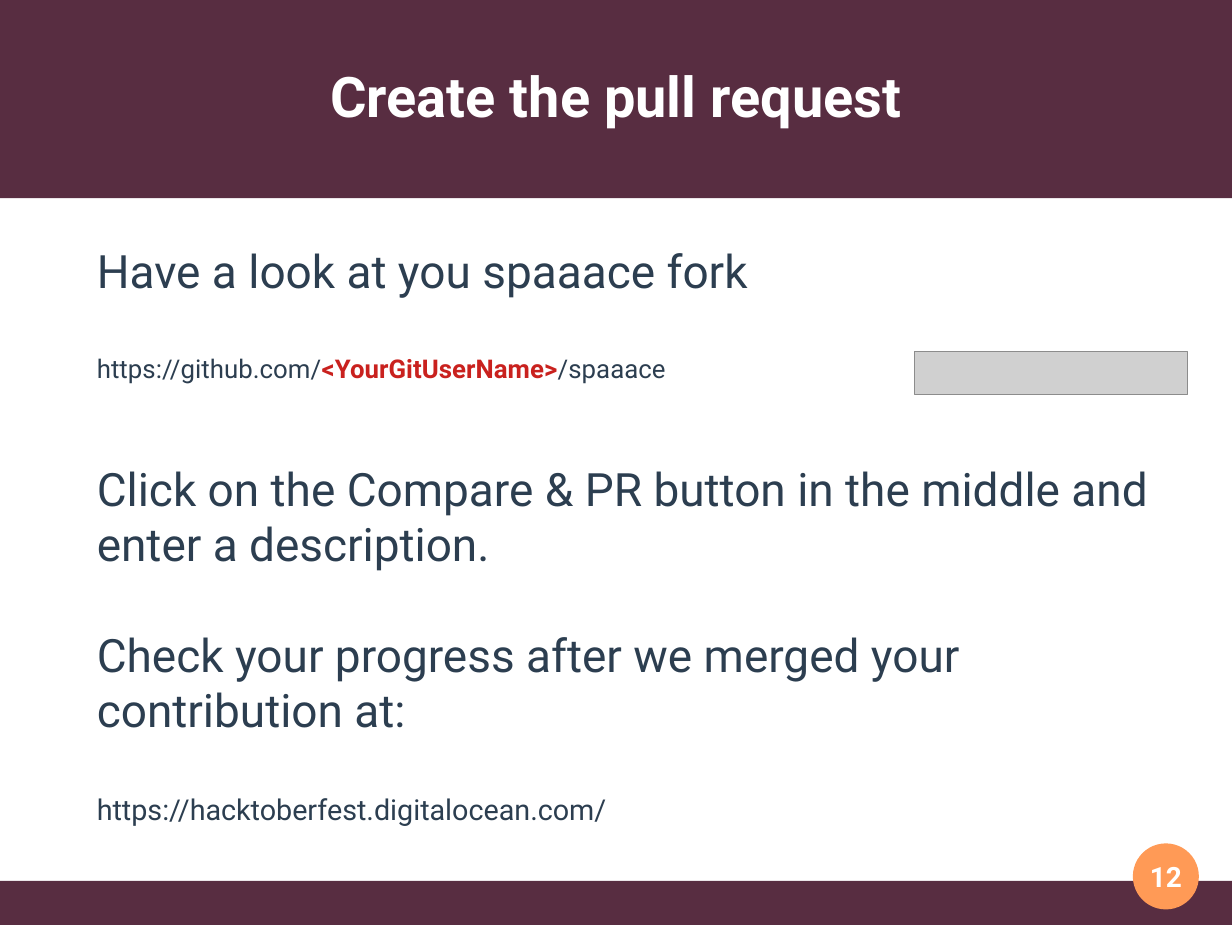
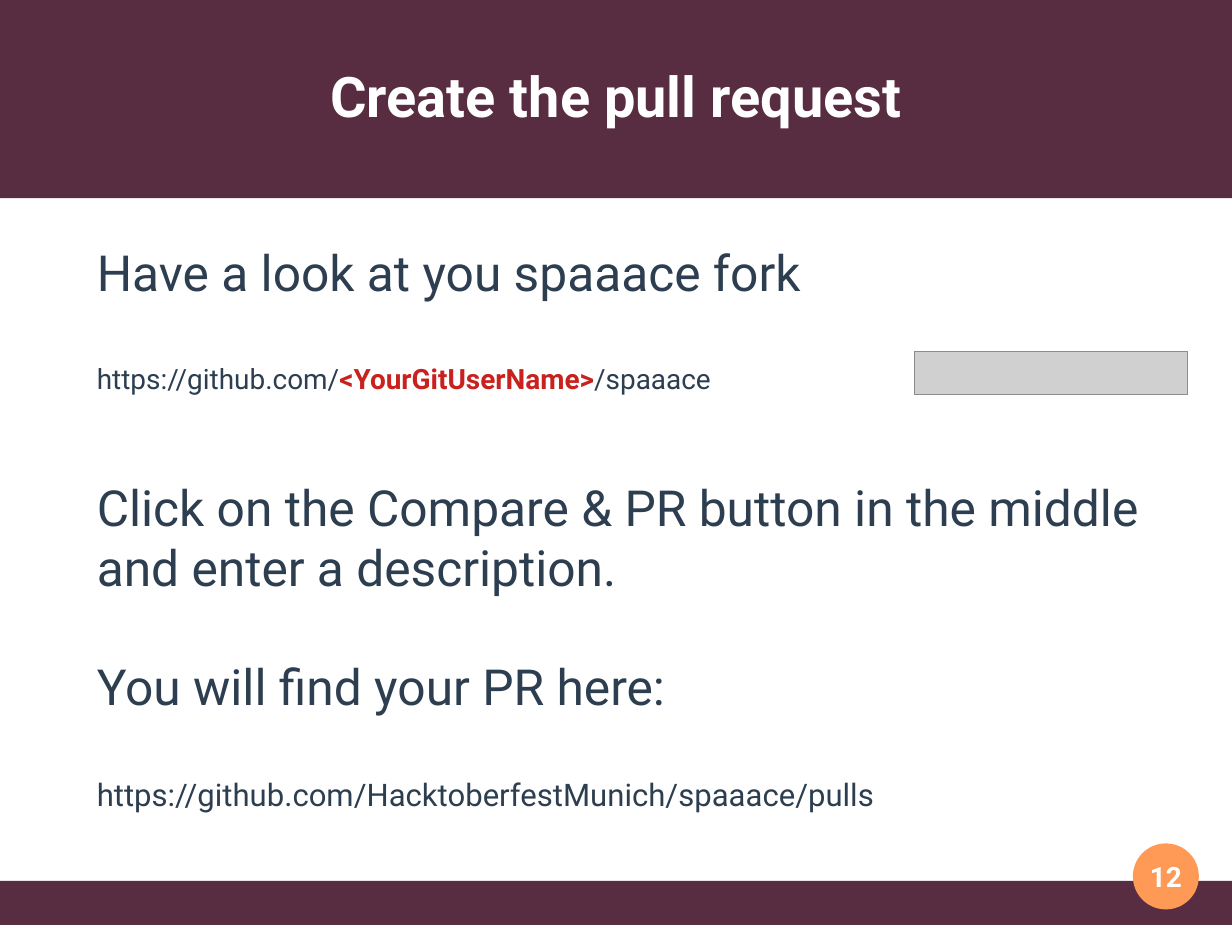
Before and after one commit to HacktoberfestMunich/Presentations, a slide deck: slide 12 of firstPR2020/firstPR.odp. Drawn at 1232x925 pixels with LibreOffice and Linux fonts; fonts in the diff are those of the drawing; grey boxes stand for pictures. Boxes give left, top, right and bottom in pixels: in the first picture for what was removed or moved away, otherwise in the second. Text is boxed around its words. In the diff, an @@ line names an element or a change of style, - is before the commit and + after.

```diff
--- a/firstPR2020/firstPR.odp
+++ b/firstPR2020/firstPR.odp
@@ text at bbox=[97, 253, 801, 395]: size 29.6 to 32 pt in "Have a look at you spaaace fork"; size 16.6 to 18 pt in "https://github.com/<YourGitUserName>/spaaace" @@
@@ text at bbox=[97, 488, 1138, 813]: text changed; size 29.6 to 32 pt @@
-Click on the Compare & PR button in the middle and enter a description.
-Check your progress after we merged your contribution at:
-https://hacktoberfest.digitalocean.com/
+Click on the Compare & PR button in the middle and enter a description.
+You will find your PR here:
+https://github.com/HacktoberfestMunich/spaaace/pulls
```
Also in this commit, not shown: 1 slide added, 1 other file.
